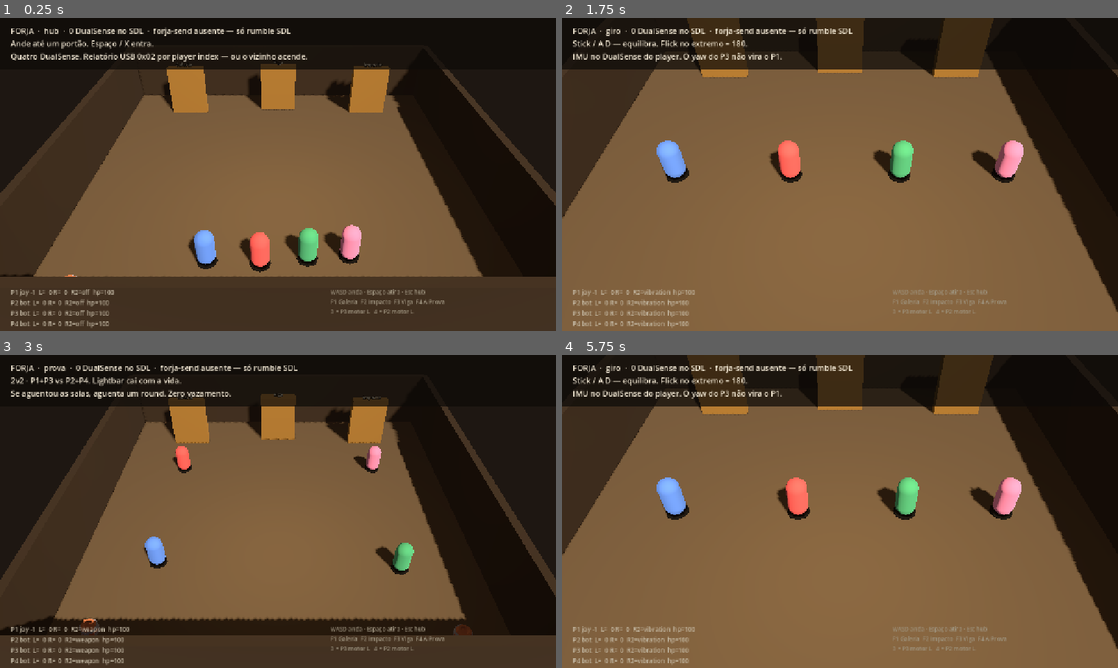
Above: before the commit, frames 1-4 (two rows, left to right).
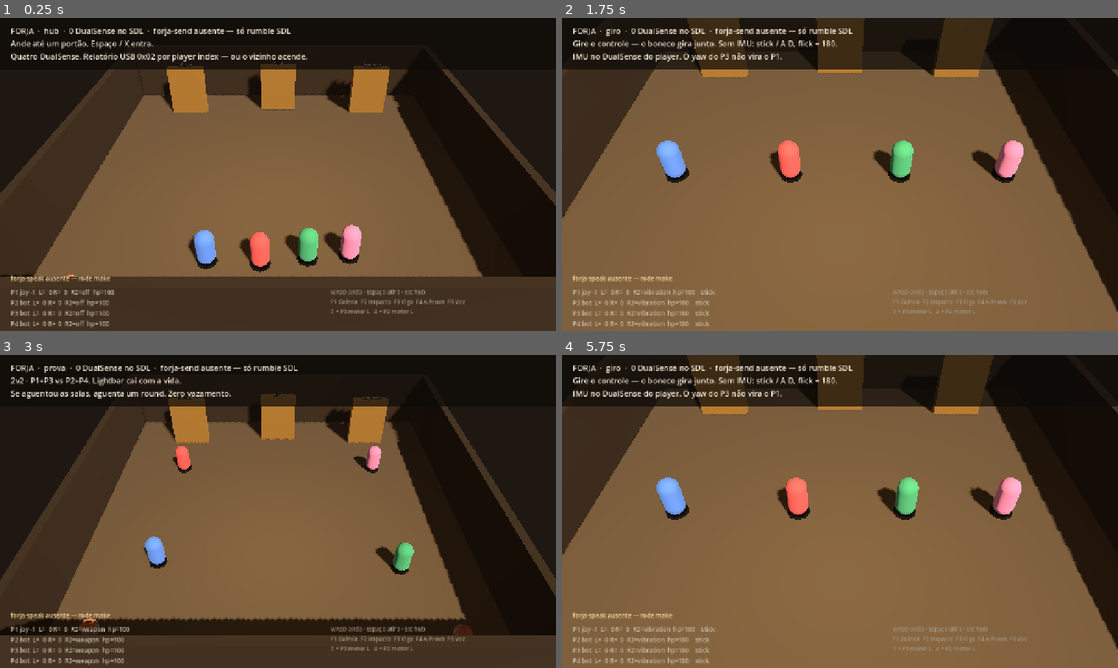
Above: after the commit, the same moments.

Repository: Hefesto-Team/Forja
Game: Godot game, scene res://scenes/main.tscn
Same seed, same stepped clock (60 frames per second), same inputs: the game is played once before the commit and once after it.
Inputs:
- Up to frame 1 (0.25 s): no input
- Up to frame 2 (1.75 s): tap Enter at 0.5 s; hold D 0.53-1.28 s; tap G at 0.6 s; tap Space at 0.77, 1.52 s; tap I at 0.8, 1.35 s; hold S from 1.28 s (still down); tap V at 1.55 s
- Up to frame 3 (3 s): release S at 2.03 s; hold D 2.03-2.78 s; tap V at 2.1 s; tap P at 2.3, 2.85 s; hold W from 2.78 s (still down)
- Up to frame 4 (5.75 s): tap Space at 3.02, 3.77, 4.52 s; tap H at 3.05, 3.6 s; release W at 3.53 s; hold A 3.53-5.03 s; tap G at 3.8, 4.35 s; tap Escape at 4.15 s; tap I at 4.55, 5.1 s; hold S from 5.03 s (still down); tap V at 5.3 s

The runs differ from the first frame. In frame 1, 0.2% of the frame differs, in the area x 1-84%, y 82-92%; in frame 2, 0.9%, in the area x 1-84%, y 7-99%; in frame 3, 0.2%; in frame 4, 0.9%.

Commit message:
feat: o jogo acha o alto-falante pelo nome, ouve o microfone e gira com a IMU
A-FORJA-VALIDA-O-SOM-01 (Hefesto), E1, E3 e o lado do jogo do E2 e do E4.

- AltoFalanteDoControle: a HUD diz o alto-falante que o jogo achou — pelo nome
  que o jogo mostra, como um jogo sob Proton — ou diz que não achou, com a
  conta. Quem percorre a lista é o forja-speak --list (um dono para a regra);
  a busca roda num fio, a cada 3 s e quando um controle chega ou sai.
- MicrofoneDoControle e o modo Voz (F5): a barra do microfone PADRÃO, que é
  como um jogo pede. Só ouve dentro da Voz: microfone aberto fora dela é a luz
  do microfone acesa a partida inteira.
- MovimentoDoControle: a Viga gira o boneco com a IMU do próprio controle
  (forja-read); sem IMU, a HUD diz «stick» e não finge.
- o tiro da Galeria sai no alto-falante do controle de quem atirou.
- make test-jogo: o Godot headless abre a cena e lê a HUD, com servidor de som
  de mentira e sem aparelho; com o nome de antes, a HUD tem de dizer que não
  achou — e diz.

Diff:
--- a/godot/project.godot
+++ b/godot/project.godot
@@ -9,6 +9,10 @@
 run/main_scene="res://scenes/main.tscn"
 config/features=PackedStringArray("4.4", "Forward Plus")
 
+[audio]
+
+driver/enable_input=true
+
 [display]
 window/size/viewport_width=1280
 window/size/viewport_height=720
--- a/godot/scenes/main.tscn
+++ b/godot/scenes/main.tscn
@@ -58,5 +58,5 @@
 theme_override_colors/font_color = Color(0.62, 0.58, 0.5, 1)
 theme_override_font_sizes/font_size = 13
 text = "WASD anda · Espaço atira · Esc hub
-F1 Galeria  F2 Impacto  F3 Viga  F4 A Prova
+F1 Galeria  F2 Impacto  F3 Viga  F4 A Prova  F5 Voz
 3 = P3 motor L   4 = P2 motor L"
--- /dev/null
+++ b/godot/scripts/alto_falante_do_controle.gd
@@ -0,0 +1,132 @@
+class_name AltoFalanteDoControle
+extends Node
+## Acha o alto-falante do DualSense como um JOGO acha, e diz o nome na HUD.
+##
+## Um jogo sob Proton lista as saídas pelo NOME que o sistema publica (a
+## descrição do nó) e procura a palavra da Sony nele — «DualSense», «Wireless
+## Controller». Um port de PS5 casa pelo APARELHO. Quem percorre a lista e
+## aplica as duas regras é o forja-speak --list: UM dono para a regra. Aqui se
+## lê a resposta.
+##
+## O motor não serve para isto sozinho: o AudioServer do Godot lista os nós
+## pelo nome de DENTRO, e o alto-falante de um controle no rádio não tem a
+## palavra da Sony ali — só no nome que o jogo mostra.
+##
+## CONTRATO.md: este arquivo não conhece nenhum daemon. Nunca por MAC, nunca
+## por socket, nunca por índice de hidraw.
+
+signal alto_falante_achado(nome: String)
+signal sem_alto_falante(motivo: String)
+
+## Cada alto-falante que um jogo reconheceria, na ordem do servidor:
+## {nome, mostra, canais, sozinho}. `nome` é o de dentro (o que o motor abre);
+## `mostra` é o que o jogo mostra; `sozinho` é o que um port de PS5 acharia
+## sem a pessoa apontar.
+var achados: Array[Dictionary] = []
+var nome_do_no: String = ""
+var nome_que_o_jogo_mostra: String = ""
+var motivo: String = ""
+var _procurando := false
+
+
+## Pergunta ao forja-speak AGORA, bloqueando. Para a HUD, use procurar_em_fundo().
+func procurar() -> String:
+	return ler_a_lista(_listar())
+
+
+## A mesma pergunta num fio de trabalho: o pactl custa milissegundos, e a HUD
+## não pode engasgar a cada volta. O resultado chega pelos dois sinais.
+func procurar_em_fundo() -> void:
+	if _procurando:
+		return
+	_procurando = true
+	WorkerThreadPool.add_task(_procurar_no_fio)
+
+
+func _procurar_no_fio() -> void:
+	var texto := _listar()
+	call_deferred("_chegou", texto)
+
+
+func _chegou(texto: String) -> void:
+	_procurando = false
+	ler_a_lista(texto)
+
+
+func _listar() -> String:
+	var bin := DualSensePad.bin_irmao("forja-speak")
+	if bin == "":
+		return "# forja-speak ausente — rode make"
+	var saida: Array = []
+	var rc := OS.execute(bin, PackedStringArray(["--list"]), saida, false)
+	if rc != 0 or saida.is_empty():
+		return "# forja-speak --list falhou (rc %d)" % rc
+	return str(saida[0])
+
+
+## Lê a saída do `forja-speak --list`. Função pura: a prova headless a chama
+## com um texto de mentira.
+func ler_a_lista(texto: String) -> String:
+	achados.clear()
+	var total := 0
+	var aviso := ""
+	for linha in texto.split("\n", false):
+		if linha.begins_with("# "):
+			var primeira := linha.substr(2).get_slice(" ", 0)
+			if primeira.is_valid_int():
+				total = int(primeira)
+			else:
+				aviso = linha.substr(2)
+			continue
+		if not linha.begins_with("alto-falante "):
+			continue
+		var campos := linha.split("\t")
+		if campos.size() < 5:
+			continue
+		achados.append({
+			"nome": campos[1],
+			"mostra": campos[2],
+			"canais": int(campos[3].get_slice(" ", 0)),
+			"sozinho": campos[4] == "acha sozinho",
+		})
+	if achados.is_empty():
+		nome_do_no = ""
+		nome_que_o_jogo_mostra = ""
+		## A RECUSA É ENTREGA: um jogo que fica em silêncio sobre "não há
+		## alto-falante de controle" se lê como "o alto-falante não funciona".
+		motivo = aviso if aviso != "" else (
+			"nenhum alto-falante de controle na lista (%d dispositivos)" % total
+		)
+		sem_alto_falante.emit(motivo)
+		return ""
+	motivo = ""
+	nome_do_no = achados[0]["nome"]
+	nome_que_o_jogo_mostra = achados[0]["mostra"]
+	alto_falante_achado.emit(nome_que_o_jogo_mostra)
+	return nome_do_no
+
+
+## O motor inteiro passa a sair no controle — é o modo "Couro"/"Voz" do
+## SPRINTS.md, com TODO o som no plástico. Para som POR JOGADOR, ver
+## DualSensePad.tocar_sfx (forja-speak).
+func tomar_a_saida() -> bool:
+	if nome_do_no == "":
+		return false
+	AudioServer.output_device = nome_do_no
+	## Pós-condição RELIDA: o servidor pode recusar e o Godot cai em "Default"
+	## sem dizer nada — ler de volta é a diferença entre aplicar e achar que
+	## aplicou.
+	return AudioServer.output_device == nome_do_no
+
+
+func devolver_a_saida() -> void:
+	AudioServer.output_device = "Default"
+
+
+## A linha da HUD: o nome que o jogo mostra, e quantos outros há.
+func linha_da_hud() -> String:
+	if achados.is_empty():
+		return motivo if motivo != "" else "procurando o alto-falante do controle…"
+	var outros := achados.size() - 1
+	var mais := " (+%d)" % outros if outros > 0 else ""
+	return "alto-falante: %s%s" % [nome_que_o_jogo_mostra, mais]
--- a/godot/scripts/dualsense_pad.gd
+++ b/godot/scripts/dualsense_pad.gd
@@ -167,18 +167,44 @@
 func _send_bin() -> String:
 	if _send_bin_cache != "" and FileAccess.file_exists(_send_bin_cache):
 		return _send_bin_cache
+	_send_bin_cache = bin_irmao("forja-send")
+	return _send_bin_cache
+
+
+## Where the sibling binaries live (forja-send, forja-speak, forja-read): the
+## repo's bin/ next to godot/, or next to an exported game.
+static func bin_irmao(nome: String) -> String:
 	var root := ProjectSettings.globalize_path("res://")
 	var candidates := [
-		root.path_join("../bin/forja-send").simplify_path(),
-		root.path_join("../../bin/forja-send").simplify_path(),
-		OS.get_executable_path().get_base_dir().path_join("forja-send"),
-		OS.get_executable_path().get_base_dir().path_join("../bin/forja-send"),
+		root.path_join("../bin").path_join(nome).simplify_path(),
+		root.path_join("../../bin").path_join(nome).simplify_path(),
+		OS.get_executable_path().get_base_dir().path_join(nome),
+		OS.get_executable_path().get_base_dir().path_join("../bin").path_join(nome),
 	]
 	for c in candidates:
 		if FileAccess.file_exists(c):
-			_send_bin_cache = c
 			return c
 	return ""
+
+
+## A SFX on THIS player's controller speaker, found the way a game finds it: by
+## the device (the same USB as the pad). One short process per SFX, like
+## forja-send — the engine has ONE output device, and "P3's shot sounds on
+## P3's controller" is impossible inside it. On the radio there is no audio
+## device to find, and forja-speak says so with its own rc; the game stays
+## silent instead of sounding on the neighbour.
+func tocar_sfx(hz: float, ms: int, nos_atuadores := false) -> void:
+	var bin := bin_irmao("forja-speak")
+	if bin == "":
+		return
+	var args := PackedStringArray([
+		"--player", str(player_index),
+		"--hz", str(hz),
+		"--ms", str(ms),
+	])
+	if nos_atuadores:
+		args.append("--vcm")
+	OS.create_process(bin, args)
 
 
 func flush() -> void:
--- a/godot/scripts/main.gd
+++ b/godot/scripts/main.gd
@@ -27,6 +27,15 @@
 var targets: Array = []
 var hud: Label
 var pad_hud: Label
+## Sound and motion, found the way a game finds them (A-FORJA-VALIDA-O-SOM-01):
+## the controller speaker by the name the game shows, the default microphone,
+## and the IMU from report 0x01. None of them knows any daemon.
+var alto_falante: AltoFalanteDoControle
+var microfone: MicrofoneDoControle
+var movimentos: Array[MovimentoDoControle] = []
+var som_hud: Label
+var _procura_em := 0.0
+var _giro_base := 0.0
 
 
 func _ready() -> void:
@@ -47,6 +56,24 @@
 		actor.setup(i, p, COLORS[i])
 		add_child(actor)
 		players.append(actor)
+	alto_falante = AltoFalanteDoControle.new()
+	alto_falante.name = "AltoFalante"
+	add_child(alto_falante)
+	microfone = MicrofoneDoControle.new()
+	microfone.name = "Microfone"
+	add_child(microfone)
+	for i in 4:
+		var m := MovimentoDoControle.new()
+		m.name = "Movimento%d" % i
+		m.player_index = i
+		add_child(m)
+		movimentos.append(m)
+	som_hud = Label.new()
+	som_hud.name = "Som"
+	som_hud.position = Vector2(24, 588)
+	som_hud.add_theme_font_size_override("font_size", 14)
+	som_hud.add_theme_color_override("font_color", Color(0.96, 0.86, 0.62))
+	$HUD.add_child(som_hud)
 	_rebind_joys()
 	reset_hub()
 	Input.joy_connection_changed.connect(_on_joy)
@@ -54,6 +81,16 @@
 
 func _on_joy(_device: int, _connected: bool) -> void:
 	_rebind_joys()
+	## A controller that comes or goes changes the speaker list too.
+	alto_falante.procurar_em_fundo()
+
+
+## Sensors only run in the room that uses them: an open microphone lights the
+## controller's mic LED for the whole match, and nobody knows why.
+func _parar_os_sensores() -> void:
+	microfone.desligar()
+	for m in movimentos:
+		m.desligar()
 
 
 func _rebind_joys() -> void:
@@ -140,6 +177,7 @@
 
 
 func reset_hub() -> void:
+	_parar_os_sensores()
 	mode = "hub"
 	_clear_fx_nodes()
 	message = "Ande até um portão. Espaço / X entra."
@@ -157,6 +195,7 @@
 
 
 func start_mode(id: String) -> void:
+	_parar_os_sensores()
 	mode = id
 	time_in = 0.0
 	_clear_fx_nodes()
@@ -172,6 +211,9 @@
 			"giro":
 				players[i].position = Vector3(LANES[i], 0, 0)
 				players[i].rotation.y = -PI / 2.0
+			"voz":
+				players[i].position = Vector3((i - 1.5) * 1.4, 0, 2.0)
+				players[i].rotation.y = PI
 			_:
 				players[i].position = Vector3(-4.2 if i < 2 else 4.2, 0, 3.3 if i % 2 == 0 else -3.3)
 	match id:
@@ -188,9 +230,18 @@
 			thesis = "Tiro vindo da esquerda vibra só o motor esquerdo daquele DualSense."
 			_aim_cam(Vector3(0, 10, 11), Vector3(0, 0, -1))
 		"giro":
-			message = "Stick / A D — equilibra. Flick no extremo = 180."
+			message = "Gire o controle — o boneco gira junto. Sem IMU: stick / A D, flick = 180."
 			thesis = "IMU no DualSense do player. O yaw do P3 não vira o P1."
+			_giro_base = -PI / 2.0
+			for m in movimentos:
+				m.ligar()
 			_aim_cam(Vector3(0, 8, 8), Vector3(0, 0, 0))
+		"voz":
+			message = "Fale no controle — a barra sobe com a voz. O botão de mudo zera a barra."
+			thesis = "O microfone padrão do sistema, como um jogo pede. Qualquer máscara."
+			if not microfone.ligar():
+				thesis = "sem entrada de áudio: o jogo nasceu sem audio/driver/enable_input"
+			_aim_cam(Vector3(0, 9.2, 12.5), Vector3.ZERO)
 		"prova":
 			message = "2v2 · P1+P3 vs P2+P4. Lightbar cai com a vida."
 			thesis = "Se aguentou as salas, aguenta um round. Zero vazamento."
@@ -246,9 +297,15 @@
 		_tick_impacto(d)
 	elif mode == "giro":
 		_tick_giro(d)
+	elif mode == "voz":
+		_tick_voz(d)
 	else:
 		_tick_prova(d)
 	_tick_projectiles(d)
+	_procura_em -= d
+	if _procura_em <= 0.0:
+		_procura_em = 3.0
+		alto_falante.procurar_em_fundo()
 	_update_hud()
 
 
@@ -305,6 +362,11 @@
 			mx += sin(time_in * 1.3 + i) * 0.25
 		players[i].position.x = clampf(players[i].position.x + mx * 3.4 * dt, -6.2, 6.2)
 		players[i].position.z = 0.0
+		if movimentos[i].tem_imu:
+			## The controller's own yaw turns THIS player only; the stick still
+			## walks. Turning the pad 90 degrees turns the character 90.
+			players[i].rotation.y = _giro_base + deg_to_rad(movimentos[i].yaw_acumulado)
+			continue
 		if absf(mx) > 0.92:
 			players[i].rotation.y += PI
 			pads[i].set_rumble(0, 180)
@@ -313,6 +375,13 @@
 		elif absf(mx) > 0.55:
 			pads[i].set_rumble(int(absf(mx) * 40.0), int(absf(mx) * 90.0), 0.12)
 			pads[i].flush()
+
+
+func _tick_voz(dt: float) -> void:
+	for i in 4:
+		players[i].tick(dt, "hub", Vector2.ZERO)
+	if microfone.ligado:
+		thesis = "microfone %s %d dB" % [MicrofoneDoControle.barra(microfone.ultimo_db), int(microfone.ultimo_db)]
 
 
 func _tick_prova(dt: float) -> void:
@@ -334,6 +403,9 @@
 	if a.cooldown > 0.0 or a.hp <= 0.0:
 		return
 	a.cooldown = 0.22
+	if mode == "galeria" and not a.is_bot:
+		## The shot sounds on the shooter's own controller speaker, and only there.
+		pads[slot].tocar_sfx(1300.0, 90)
 	pads[slot].set_rumble(30, 170)
 	pads[slot].set_triggers(DualSensePad.Trigger.OFF, DualSensePad.Trigger.VIBRATION)
 	pads[slot].flush()
@@ -446,10 +518,14 @@
 		if not players[i].is_bot:
 			tag = "joy %d" % p.device
 		var mark := "*" if (p.rumble_l > 8 or p.rumble_r > 8) else " "
-		lines.append("P%d %s  L=%3d R=%3d  R2=%s  hp=%d %s" % [
+		var linha := "P%d %s  L=%3d R=%3d  R2=%s  hp=%d %s" % [
 			i + 1, tag, p.rumble_l, p.rumble_r, p._mode_name(p.r2), int(players[i].hp), mark,
-		])
+		]
+		if mode == "giro":
+			linha += "  " + movimentos[i].linha_da_hud()
+		lines.append(linha)
 	pad_hud.text = "\n".join(lines)
+	som_hud.text = alto_falante.linha_da_hud()
 
 
 func _unhandled_input(event: InputEvent) -> void:
@@ -474,5 +550,7 @@
 			start_mode("giro")
 		KEY_F4, KEY_P:
 			start_mode("prova")
+		KEY_F5:
+			start_mode("voz")
 		KEY_H:
 			reset_hub()
--- /dev/null
+++ b/godot/scripts/microfone_do_controle.gd
@@ -0,0 +1,96 @@
+class_name MicrofoneDoControle
+extends Node
+## O nível do microfone na HUD. Pede o microfone PADRÃO do sistema — é assim
+## que um jogo pede, e é por isso que a prova vale com qualquer máscara no
+## controle: quem elege o microfone padrão é o sistema, e é esse fio que o jogo
+## usa.
+##
+## SÓ OUVE QUANDO LIGADO (o modo Voz). Um jogo que abre o microfone ao nascer
+## deixa a luz do microfone acesa a partida inteira, e ninguém sabe por quê.
+##
+## Requer, no project.godot: audio/driver/enable_input = true
+
+signal nivel(db: float)
+signal sem_entrada(motivo: String)
+
+const BUS := "MicDoControle"
+## O piso da barra. Silêncio de verdade (o botão de mudo apertado) é zero
+## absoluto nas amostras, e vira este número — a barra CAI, em vez de parar
+## onde estava.
+const SILENCIO_DB := -80.0
+
+var ligado := false
+var ultimo_db := SILENCIO_DB
+var _captura: AudioEffectCapture
+var _tocador: AudioStreamPlayer
+
+
+func _ready() -> void:
+	var idx := AudioServer.get_bus_index(BUS)
+	if idx < 0:
+		AudioServer.add_bus()
+		idx = AudioServer.bus_count - 1
+		AudioServer.set_bus_name(idx, BUS)
+	## O bus é MUDO de propósito: sem isto o microfone do controle volta pelo
+	## alto-falante do controle e realimenta — a microfonia que estraga o gesto.
+	AudioServer.set_bus_mute(idx, true)
+	_captura = AudioEffectCapture.new()
+	AudioServer.add_bus_effect(idx, _captura)
+	_tocador = AudioStreamPlayer.new()
+	_tocador.stream = AudioStreamMicrophone.new()
+	_tocador.bus = BUS
+	add_child(_tocador)
+
+
+func ligar() -> bool:
+	if not ProjectSettings.get_setting("audio/driver/enable_input", false):
+		sem_entrada.emit("o jogo nasceu sem entrada de áudio (audio/driver/enable_input)")
+		return false
+	usar_o_padrao()
+	_captura.clear_buffer()
+	_tocador.play()
+	ligado = true
+	return true
+
+
+func desligar() -> void:
+	_tocador.stop()
+	ligado = false
+	ultimo_db = SILENCIO_DB
+
+
+## "Default" é a resposta CERTA, não a preguiçosa: quem elege a fonte padrão é
+## o sistema, e é exatamente esse fio que o jogo usa.
+func usar_o_padrao() -> void:
+	AudioServer.input_device = "Default"
+
+
+## E o outro lado, para o gesto de contraste: apontar nominalmente.
+func dispositivos() -> PackedStringArray:
+	return AudioServer.get_input_device_list()
+
+
+func _process(_dt: float) -> void:
+	if not ligado or _captura == null:
+		return
+	var n := _captura.get_frames_available()
+	if n <= 0:
+		return
+	ultimo_db = nivel_de(_captura.get_buffer(n))
+	nivel.emit(ultimo_db)
+
+
+## O pico de um bloco, em dB. Função pura: a prova headless a chama.
+static func nivel_de(quadros: PackedVector2Array) -> float:
+	var pico := 0.0
+	for q in quadros:
+		pico = maxf(pico, maxf(absf(q.x), absf(q.y)))
+	if pico <= 0.0:
+		return SILENCIO_DB
+	return maxf(linear_to_db(pico), SILENCIO_DB)
+
+
+## A barra da HUD: 20 casas de -60 dB a 0 dB.
+static func barra(db: float) -> String:
+	var cheias := clampi(int(round((db + 60.0) / 3.0)), 0, 20)
+	return "▮".repeat(cheias) + "▯".repeat(20 - cheias)
--- /dev/null
+++ b/godot/scripts/movimento_do_controle.gd
@@ -0,0 +1,116 @@
+class_name MovimentoDoControle
+extends Node
+## O giro e o acelerômetro de UM DualSense, pelo forja-read (report 0x01).
+##
+## O Godot 4.4 não expõe sensor de gamepad; o forja-read lê o relatório de
+## ENTRADA do USB, que é o que a SDL e a libScePad leem. No rádio ele recusa
+## (outro relatório, outro jogo) — e aí quem joga a Viga usa o stick, e a HUD
+## diz «stick»: não finge IMU.
+##
+## CONTRATO.md: player index 0..3, o mesmo do forja-send. Nunca MAC.
+
+@export var player_index: int = 0
+
+## Abaixo disto o giro parado na mesa é viés do sensor, não gesto: sem o
+## corte, o boneco giraria sozinho com o controle deitado.
+const PARADO_GRAUS_S := 2.0
+## Leitura mais velha que isto não é IMU viva.
+const VALIDADE_MS := 500
+
+var giro := Vector3.ZERO ## graus/s — pitch, yaw, roll
+var acel := Vector3.ZERO ## g
+var tem_imu := false
+var yaw_acumulado := 0.0 ## graus, desde o ligar()
+var motivo := ""
+
+var _pid := -1
+var _fio: Thread
+var _trava := Mutex.new()
+var _correndo := false
+var _ultimo_ms := 0
+
+
+func ligar() -> bool:
+	if _correndo:
+		return true
+	var bin := DualSensePad.bin_irmao("forja-read")
+	if bin == "":
+		motivo = "forja-read ausente — rode make"
+		return false
+	var info := OS.execute_with_pipe(bin, PackedStringArray(["--player", str(player_index)]))
+	if info.is_empty():
+		motivo = "forja-read não abriu"
+		return false
+	_pid = int(info["pid"])
+	yaw_acumulado = 0.0
+	_ultimo_ms = 0
+	_correndo = true
+	_fio = Thread.new()
+	_fio.start(_ler.bind(info["stdio"]))
+	return true
+
+
+func desligar() -> void:
+	_trava.lock()
+	_correndo = false
+	_trava.unlock()
+	if _pid > 0:
+		OS.kill(_pid) ## o PID é o que ESTE nó lançou — nunca por nome
+		_pid = -1
+	if _fio != null and _fio.is_started():
+		_fio.wait_to_finish()
+	_fio = null
+	tem_imu = false
+
+
+func _exit_tree() -> void:
+	desligar()
+
+
+func _ler(cano: FileAccess) -> void:
+	while true:
+		_trava.lock()
+		var seguir := _correndo
+		_trava.unlock()
+		if not seguir:
+			break
+		var linha := cano.get_line()
+		if linha == "" and cano.get_error() != OK:
+			break ## o forja-read saiu: recusou o rádio, ou o controle saiu
+		var leitura := ler_linha(linha)
+		if leitura.is_empty():
+			continue
+		_trava.lock()
+		giro = leitura["giro"]
+		acel = leitura["acel"]
+		_ultimo_ms = Time.get_ticks_msec()
+		_trava.unlock()
+
+
+## "giro 0.1 -0.3 0.0 graus/s | acel 0.012 -0.998 0.031 g" -> {giro, acel}.
+## Função pura: a prova headless a chama.
+static func ler_linha(linha: String) -> Dictionary:
+	var p := linha.split(" ", false)
+	if p.size() < 11 or p[0] != "giro" or p[6] != "acel":
+		return {}
+	return {
+		"giro": Vector3(float(p[1]), float(p[2]), float(p[3])),
+		"acel": Vector3(float(p[7]), float(p[8]), float(p[9])),
+	}
+
+
+func _process(dt: float) -> void:
+	_trava.lock()
+	var g := giro
+	var visto := _ultimo_ms
+	_trava.unlock()
+	tem_imu = visto > 0 and Time.get_ticks_msec() - visto < VALIDADE_MS
+	if tem_imu and absf(g.y) >= PARADO_GRAUS_S:
+		yaw_acumulado += g.y * dt
+
+
+## A linha da HUD deste jogador.
+func linha_da_hud() -> String:
+	if not tem_imu:
+		return "stick"
+	return "IMU %+.0f°/s · %+.0f° · acel %.2f g" % [giro.y, yaw_acumulado, acel.length()]
--- /dev/null
+++ b/godot/testes/prova_do_jogo.gd
@@ -0,0 +1,127 @@
+extends SceneTree
+## A prova do som e do movimento DENTRO do jogo, sem janela e sem aparelho.
+##
+##   godot --headless --path godot --script res://testes/prova_do_jogo.gd
+##
+## Roda com o pactl de mentira na frente do PATH (o PACTL_DE_MENTIRA_DIR diz o
+## que ele responde) — nunca com o servidor de som de alguém. A segunda metade
+## abre a cena inteira e lê a HUD: é o G5 do roteiro («a HUD diz o nome do
+## alto-falante achado») medido sem mão nenhuma.
+##
+## ESPERADO=<texto> é o que a linha do som tem de conter.
+
+var falhas := 0
+var _quadros := 0
+var _principal: Node
+
+
+func _esperar(cond: bool, msg: String) -> void:
+	if not cond:
+		printerr("FAIL ", msg)
+		falhas += 1
+
+
+func _initialize() -> void:
+	_prova_a_lista()
+	_prova_o_microfone()
+	_prova_o_movimento()
+	_esperar(DualSensePad.bin_irmao("forja-speak") != "", "o forja-speak irmão está no bin/")
+	_principal = load("res://scenes/main.tscn").instantiate()
+	root.add_child(_principal)
+
+
+func _process(_delta: float) -> bool:
+	_quadros += 1
+	match _quadros:
+		45:
+			## G5: a HUD diz o nome do alto-falante achado.
+			var hud: String = _principal.som_hud.text
+			var esperado := OS.get_environment("ESPERADO")
+			print("HUD do som: ", hud)
+			if esperado != "":
+				_esperar(hud.contains(esperado), "a HUD do som diz «%s» (disse «%s»)" % [esperado, hud])
+			_principal.start_mode("galeria")
+		50:
+			## o tiro do P1 na Galeria pede o SFX ao forja-speak — sem mesa, ele
+			## recusa com rc próprio, e o jogo segue.
+			_principal._fire(0)
+			_principal.start_mode("giro")
+		80:
+			## G9/G10 sem controle: a Viga diz «stick», não finge IMU.
+			var pads: String = _principal.pad_hud.text
+			_esperar(pads.contains("stick"), "a Viga sem IMU diz stick (disse «%s»)" % pads)
+			_principal.start_mode("voz")
+		110:
+			## G7: o modo Voz liga o microfone padrão e mostra a barra.
+			_esperar(_principal.microfone.ligado, "o modo Voz liga o microfone")
+			_esperar(str(_principal.thesis).begins_with("microfone "), "a Voz mostra a barra")
+			_principal.reset_hub()
+		115:
+			## E desliga ao sair: microfone aberto fora da Voz é luz acesa sem motivo.
+			_esperar(not _principal.microfone.ligado, "o hub desliga o microfone")
+			for m in _principal.movimentos:
+				_esperar(not m.tem_imu and m._pid == -1, "o hub desliga o forja-read")
+			if falhas > 0:
+				printerr("%d falha(s)" % falhas)
+				quit(1)
+			else:
+				print("prova do jogo ok — a lista, o microfone, o movimento e a HUD")
+				quit(0)
+			return true
+	return false
+
+
+func _prova_a_lista() -> void:
+	var af := AltoFalanteDoControle.new()
+	var achado := [""]
+	af.alto_falante_achado.connect(func(n: String) -> void: achado[0] = n)
+	var lista := (
+		"alto-falante 0\talsa_output.usb-Sony_DualSense-00.HiFi__Speaker__sink\t"
+		+ "DualSense wireless controller (PS5)\t4 canais\tacha sozinho\n"
+		+ "alto-falante 1\tno_do_radio_000002\t"
+		+ "Alto-falante do Controle 2 (DualSense Wireless Controller)\t2 canais\tpela lista\n"
+		+ "# 5 saídas no servidor, 2 de DualSense\n"
+	)
+	var nome := af.ler_a_lista(lista)
+	_esperar(nome == "alsa_output.usb-Sony_DualSense-00.HiFi__Speaker__sink", "o primeiro é o nó")
+	_esperar(achado[0] == "DualSense wireless controller (PS5)", "o sinal leva o nome que o jogo mostra")
+	_esperar(af.achados.size() == 2, "os dois alto-falantes")
+	_esperar(af.achados[1]["canais"] == 2 and not af.achados[1]["sozinho"], "o do rádio: 2 canais, pela lista")
+	_esperar(af.linha_da_hud() == "alto-falante: DualSense wireless controller (PS5) (+1)", "a linha da HUD")
+
+	var motivo := [""]
+	af.sem_alto_falante.connect(func(m: String) -> void: motivo[0] = m)
+	af.ler_a_lista("# 7 saídas no servidor, 0 de DualSense\n")
+	_esperar(motivo[0] == "nenhum alto-falante de controle na lista (7 dispositivos)", "a recusa diz a conta")
+	_esperar(af.linha_da_hud() == motivo[0], "e a HUD diz a recusa")
+	af.ler_a_lista("# forja-speak ausente — rode make")
+	_esperar(motivo[0] == "forja-speak ausente — rode make", "sem o binário, a HUD diz o que fazer")
+	## sem alto-falante, tomar a saída é recusado — e headless, sem servidor, o
+	## motor recusa qualquer nome: a pós-condição relida diz a verdade.
+	_esperar(not af.tomar_a_saida(), "sem nó, nada se toma")
+	af.ler_a_lista(lista)
+	_esperar(not af.tomar_a_saida(), "o motor que não lista o nó não o toma")
+	_esperar(AudioServer.output_device == "Default", "e a saída continua a de antes")
+	af.free()
+
+
+func _prova_o_microfone() -> void:
+	var silencio := PackedVector2Array([Vector2.ZERO, Vector2.ZERO])
+	_esperar(MicrofoneDoControle.nivel_de(silencio) == MicrofoneDoControle.SILENCIO_DB, "o mudo zera a barra")
+	var meio := PackedVector2Array([Vector2(0.5, -0.25), Vector2(-0.1, 0.0)])
+	_esperar(absf(MicrofoneDoControle.nivel_de(meio) - linear_to_db(0.5)) < 0.01, "o pico em dB")
+	_esperar(MicrofoneDoControle.barra(-80.0) == "▯".repeat(20), "barra vazia no silêncio")
+	_esperar(MicrofoneDoControle.barra(0.0) == "▮".repeat(20), "barra cheia no teto")
+	_esperar(ProjectSettings.get_setting("audio/driver/enable_input", false), "o jogo nasce com entrada de áudio")
+
+
+func _prova_o_movimento() -> void:
+	var l := MovimentoDoControle.ler_linha("giro 0.1 -30.0 0.0 graus/s | acel 0.012 -0.998 0.031 g")
+	_esperar(not l.is_empty(), "a linha do forja-read se lê")
+	if not l.is_empty():
+		_esperar(is_equal_approx(l["giro"].y, -30.0), "o yaw é o segundo número")
+		_esperar(is_equal_approx(l["acel"].y, -0.998), "o acelerômetro")
+	_esperar(MovimentoDoControle.ler_linha("recusa: outro relatório").is_empty(), "lixo não vira IMU")
+	var m := MovimentoDoControle.new()
+	_esperar(m.linha_da_hud() == "stick", "sem IMU a HUD diz stick, não finge")
+	m.free()
Not shown, added: godot/scripts/alto_falante_do_controle.gd.uid
Not shown, added: godot/scripts/microfone_do_controle.gd.uid
Not shown, added: godot/scripts/movimento_do_controle.gd.uid
Not shown, added: godot/testes/prova_do_jogo.gd.uid
Not shown, changed: COMO-RODAR.md
Not shown, changed: CONTRATO.md
Not shown, changed: SPRINTS.md
Not shown, added: tests/prova_do_jogo.sh
